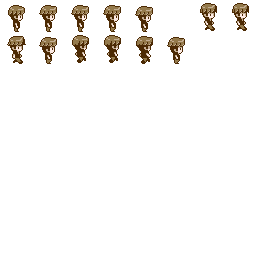
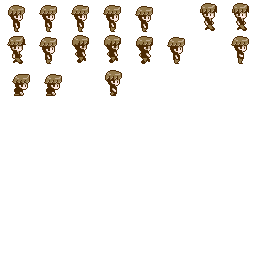
Revision of a layered 256x256 image; what changed, layer by layer:
added layer "jonathanCrouchOut00" above "jonathanCrouchIn02" over [105, 70, 122, 96]
added layer "jonathanCrouchIn02" above "jonathanCrouchIn01" over [44, 74, 62, 96]
added layer "jonathanCrouchIn01" above "jonathanCrouchIn00" over [12, 74, 30, 96]
added layer "jonathanCrouchIn00" above "jonathanWalk07" over [231, 36, 249, 64]
